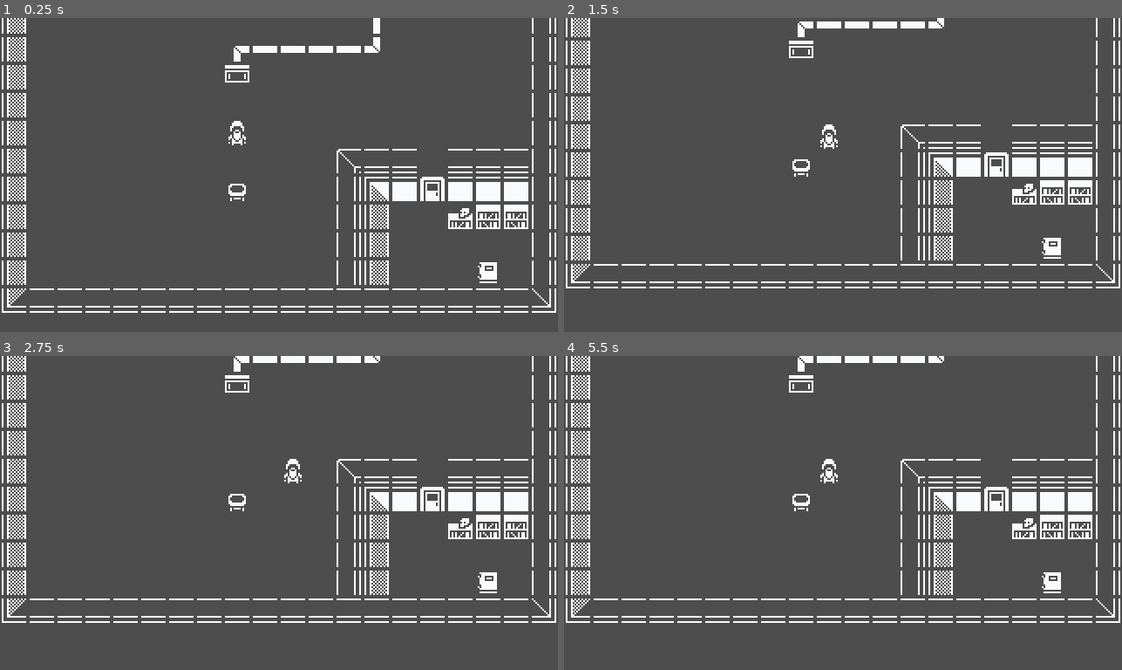
Above: before the commit, frames 1-4 (two rows, left to right).
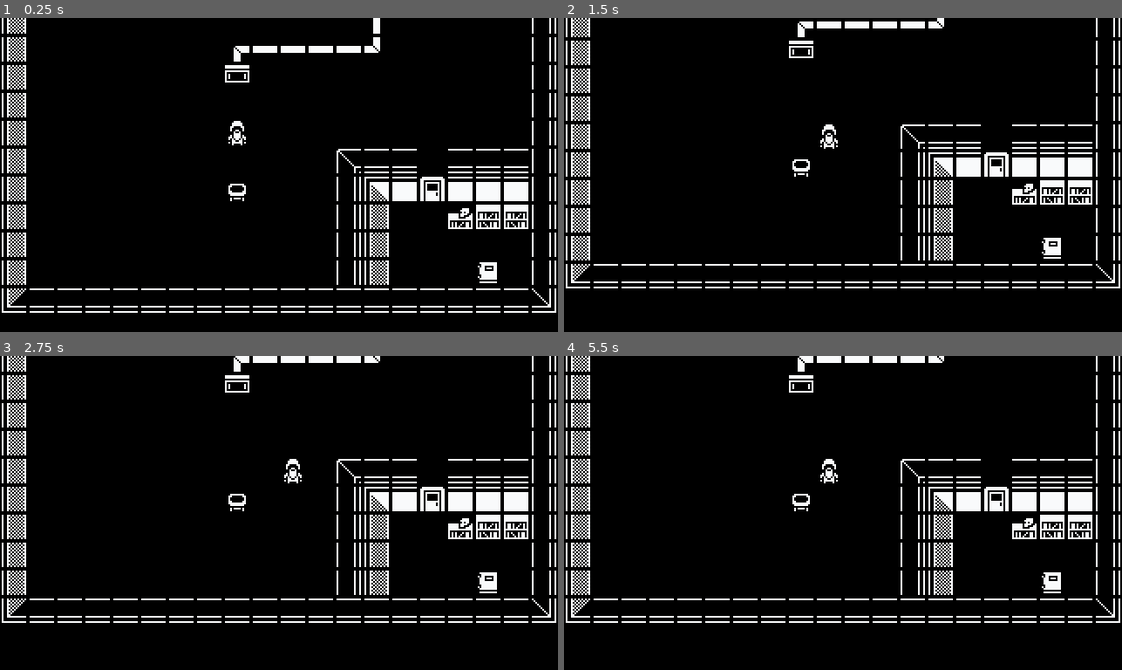
Above: after the commit, the same moments.

Repository: mkraenz/wildjam60-the-old-man-and-the-tv
Game: Godot game, scene res://World.tscn
Two runs of this game, one before a commit and one after it. Both use one fixed random seed, a clock stepped at 60 frames per second and the inputs below.
Inputs:
- Up to frame 1 (0.25 s): no input
- Up to frame 2 (1.5 s): tap Enter at 0.5 s; hold D (move_right) 0.53-1.28 s; tap Space at 1.25 s; hold Down (move_down) from 1.28 s (still down)
- Up to frame 3 (2.75 s): tap Enter at 2 s; release Down (move_down) at 2.03 s; hold D (move_right) from 2.03 s (still down)
- Up to frame 4 (5.5 s): tap Space at 2.75, 4.25 s; release D (move_right) at 2.78 s; hold W (move_up) 2.78-3.53 s; tap Enter at 3.5 s; hold A (move_left) 3.53-5.03 s; hold Down (move_down) from 5.03 s (still down)

The runs differ from the first frame. In frame 1, 91% of the frame differs, in the area x 0-100%, y 0-100%; in frame 2, 92%; in frame 3, 92%; in frame 4, 92%.

Commit message:
feat: basic textbox

Diff:
--- a/World.gd
+++ b/World.gd
@@ -1 +1,5 @@
 extends Node2D
+
+
+func _ready() -> void:
+	RenderingServer.set_default_clear_color(Color.BLACK)
--- a/World.tscn
+++ b/World.tscn
@@ -1,7 +1,8 @@
-[gd_scene load_steps=10 format=3 uid="uid://bi08raw4e5yar"]
+[gd_scene load_steps=11 format=3 uid="uid://bi08raw4e5yar"]
 
 [ext_resource type="Script" path="res://World.gd" id="1_dmawl"]
 [ext_resource type="PackedScene" uid="uid://dnhulsx17skef" path="res://player/Player.tscn" id="3_5oc1k"]
+[ext_resource type="PackedScene" uid="uid://bk5vw578bmek4" path="res://ui/textbox/textbox.tscn" id="4_hvj5p"]
 [ext_resource type="PackedScene" uid="uid://lwnm4h0vv8lj" path="res://world/tv.tscn" id="5_2a2p7"]
 [ext_resource type="PackedScene" uid="uid://eh3x5k36w1xu" path="res://ui/end/end.tscn" id="6_f0w17"]
 [ext_resource type="Theme" uid="uid://6q2onjex0t3g" path="res://ui/base.theme" id="6_htdhr"]
@@ -214,6 +215,9 @@
 visible = false
 layout_mode = 1
 
+[node name="Textbox" parent="UI/UI" instance=ExtResource("4_hvj5p")]
+layout_mode = 1
+
 [node name="TileMap" type="TileMap" parent="."]
 tile_set = SubResource("TileSet_sxuf3")
 format = 2
--- a/global/Eventbus.gd
+++ b/global/Eventbus.gd
@@ -1,4 +1,3 @@
 extends Node
 
-signal flag_passed
-signal goal_reached
+signal show_textbox
--- a/player/Player.gd
+++ b/player/Player.gd
@@ -4,6 +4,7 @@
 const Tv = preload("res://world/tv.gd")
 
 @onready var ray: RayCast2D = $MoveDirectionRay
+@onready var eventbus := Eventbus
 
 const LEFT = Vector2.LEFT * 16
 const RIGHT = Vector2.RIGHT * 16
@@ -46,6 +47,7 @@
 				normalized_direction,
 				"(normalized) from the player"
 			)
+			eventbus.show_textbox.emit()
 		_:
 			prints(
 				"WARNING:",
--- /dev/null
+++ b/ui/textbox/textbox.gd
@@ -0,0 +1,7 @@
+extends Control
+
+
+# Called when the node enters the scene tree for the first time.
+func _ready():
+	hide()
+	Eventbus.connect("show_textbox", show)
--- /dev/null
+++ b/ui/textbox/textbox.tscn
@@ -0,0 +1,52 @@
+[gd_scene load_steps=4 format=3 uid="uid://bk5vw578bmek4"]
+
+[ext_resource type="Theme" uid="uid://6q2onjex0t3g" path="res://ui/base.theme" id="1_f31mw"]
+[ext_resource type="Script" path="res://ui/textbox/textbox.gd" id="1_lnd46"]
+
+[sub_resource type="StyleBoxFlat" id="StyleBoxFlat_d46a8"]
+bg_color = Color(0, 0, 0, 1)
+border_width_left = 2
+border_width_top = 2
+border_width_right = 2
+border_width_bottom = 2
+border_color = Color(1, 1, 1, 1)
+
+[node name="Textbox" type="Control"]
+layout_mode = 3
+anchors_preset = 15
+anchor_right = 1.0
+anchor_bottom = 1.0
+grow_horizontal = 2
+grow_vertical = 2
+theme = ExtResource("1_f31mw")
+script = ExtResource("1_lnd46")
+
+[node name="ScreenMargin" type="MarginContainer" parent="."]
+layout_mode = 1
+anchors_preset = 12
+anchor_top = 1.0
+anchor_right = 1.0
+anchor_bottom = 1.0
+offset_top = -82.0
+grow_horizontal = 2
+grow_vertical = 0
+theme_override_constants/margin_left = 8
+theme_override_constants/margin_top = 8
+theme_override_constants/margin_right = 8
+theme_override_constants/margin_bottom = 8
+
+[node name="BackgroundAndBorder" type="Panel" parent="ScreenMargin"]
+layout_mode = 2
+theme_override_styles/panel = SubResource("StyleBoxFlat_d46a8")
+
+[node name="TextContainer" type="MarginContainer" parent="ScreenMargin"]
+layout_mode = 2
+theme_override_constants/margin_left = 8
+theme_override_constants/margin_top = 8
+theme_override_constants/margin_right = 8
+theme_override_constants/margin_bottom = 8
+
+[node name="Label" type="Label" parent="ScreenMargin/TextContainer"]
+layout_mode = 2
+size_flags_vertical = 1
+text = "Hello Sir"
Binary file changed: ui/base.theme
